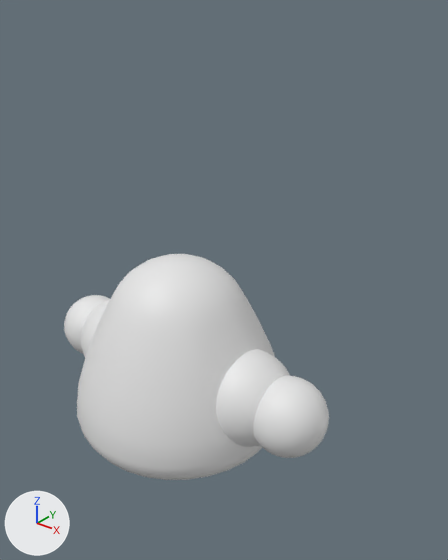
A saved change to the FBX model GMTK-2023/Assets/3D Art/Princess.fbx.
Both versions are drawn from a 50 mm camera at (1.18, -1.25, 1.53) aimed at (-0.06, 0.3, 0.57). The axes (+X, +Y, +Z) are drawn at lower left. The lights are the same throughout. Where no turn or scale is listed for an object, it has been applied to the vertices.

Objects in the first picture: 'Body', 'HandLeft', 'HandRight', 'ShoulderLeft', 'ShoulderRight'.
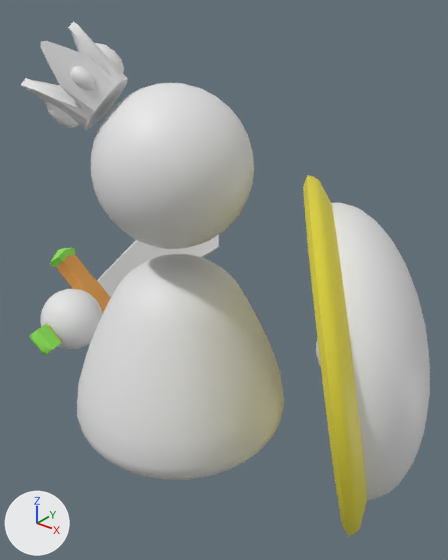
Changed parts and their boxes (x1, y1, x2, y2) in the pictures (448 x 560 px):
'Shield', added
    after: (303, 175, 430, 536)
'Head', moved (not visible before)
    after: (91, 83, 254, 249)
'Crown', moved (not visible before)
    after: (21, 21, 128, 130)
'HandRight', moved
    before: (253, 376, 329, 458)
    after: (316, 338, 321, 367)
'ShoulderRight', deleted
    before: (216, 349, 290, 447)
'Sword', added
    after: (29, 235, 219, 356)
'HandLeft', moved
    before: (64, 295, 110, 353)
    after: (40, 289, 103, 350)
'ShoulderLeft', deleted
    before: (81, 299, 110, 357)
'Jewel3', moved (not visible before)
    after: (71, 66, 96, 90)
'Jewel1', moved (not visible before)
    after: (45, 101, 80, 128)
'Jewel2', moved (not visible before)
    after: (95, 43, 124, 73)

What the commit changed:
Material 'Blade' (mat_blade) is new.
Its base color is (0.8, 0.8, 0.8) (white #e7e7e7).
Material 'Jewels' (mat_jewels) is new.
Its base color is (0.277, 0.8, 0.0919) (green #90e755).
Material 'Hilt' (mat_hilt) is new.
Its base color is (0.8, 0.357, 0.0747) (orange #e7a14d).
Material 'Front' (mat_front) is new.
Its base color is (0.8, 0.8, 0.8) (white #e7e7e7).
Material 'Border' (mat_border) is new.
Its base color is (0.8, 0.714, 0.0455) (yellow #e7dc3c).
Mesh me_cube_003 is new.
It has 130 vertices, 128 faces and spans x -0.36..0.167, y -0.332..1.085, z -0.195..0.196.
Faces by material slot: [14, 46, 68].
It uses material mat_blade (white #e7e7e7).
It uses material mat_hilt (orange #e7a14d).
It uses material mat_jewels (green #90e755).
Mesh me_sphere_006 is new.
It has 418 vertices, 448 faces and spans x -0.364..0.263, y -0.48..0.381, z -0.514..0.48.
Faces by material slot: [256, 192].
It uses material mat_front (white #e7e7e7).
It uses material mat_border (yellow #e7dc3c).
Object 'ShoulderLeft' (ob_shoulderleft) is deleted.
Object 'Head' (ob_head) moves from (0.0, 0.0, 0.392) to (0.0, 0.0, 1.052).
Object 'Jewel1' (ob_jewel1) moves from (-0.234, 0.0, 0.392) to (-0.222, -0.183, 1.21).
Object 'HandRight' (ob_handright) moves from (0.421, 0.0, 0.392) to (0.507, 0.215, 0.546).
Object 'Crown' (ob_crown) moves from (-0.209, 0.0, 0.392) to (-0.211, -0.131, 1.283).
Object 'ShoulderRight' (ob_shoulderright) is deleted.
Object 'Jewel2' (ob_jewel2) moves from (-0.162, 0.0, 0.392) to (-0.173, -0.064, 1.33).
Object 'HandLeft' (ob_handleft) moves from (-0.417, 0.0, 0.392) to (-0.487, -0.048, 0.415).
Object 'Jewel3' (ob_jewel3) moves from (-0.129, 0.0, 0.392) to (-0.132, -0.181, 1.301).
Object 'Sword' (ob_sword) is new; it shows me_cube_003.
Its location is (-0.534, 0.097, 0.408).
Object 'Shield' (ob_shield) is new; it shows me_sphere_006.
Its location is (0.529, 0.203, 0.572).
